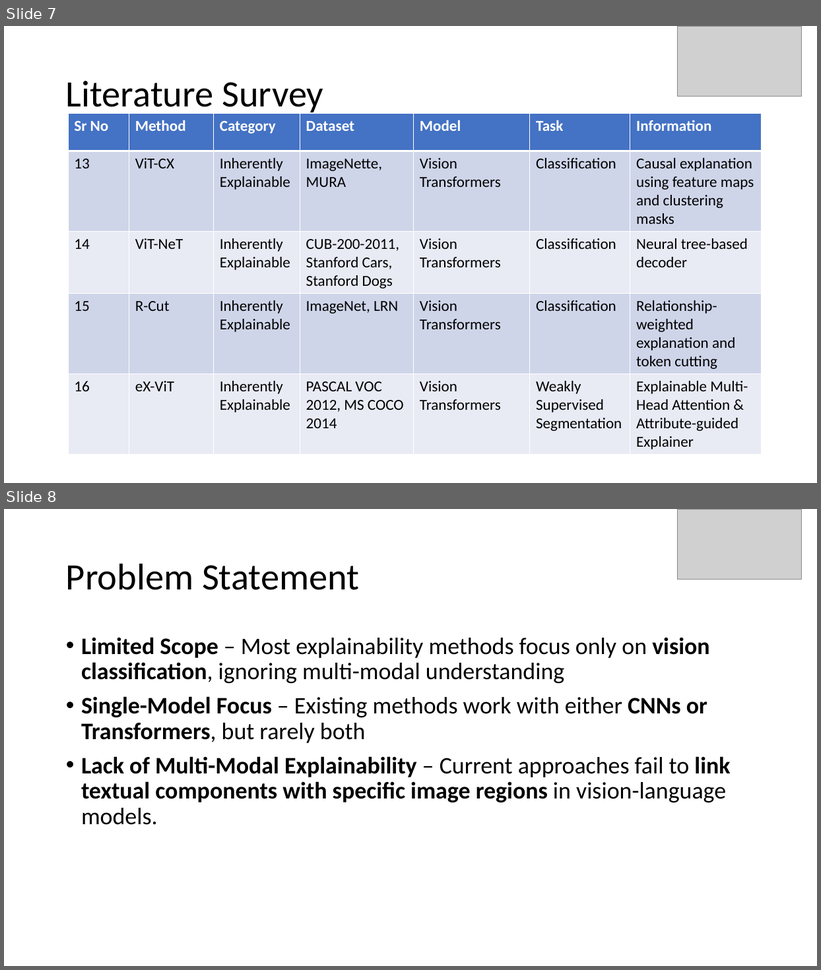
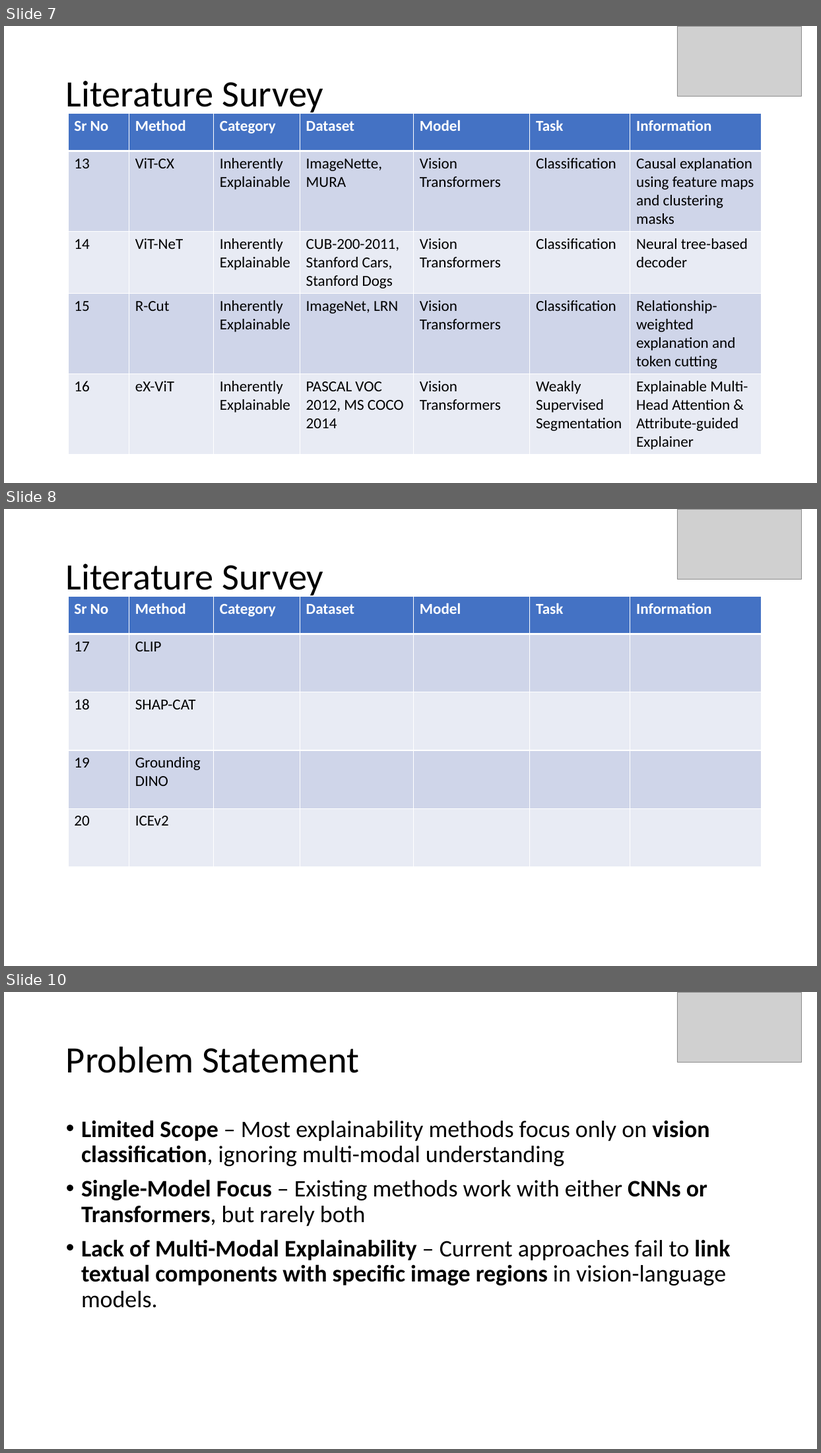
Before and after one commit to Harshtherocking/xai-honors, a slide deck: ref/review.pptx. Shown one above the other, each under a label of ours: slides 7 and 8 before the commit, slides 7, 8 and 10 after it; the slides between them are not shown. The pictures are 821x970 and 821x1453 pixels, drawn with LibreOffice and Linux fonts; fonts in the diff are those of the drawing; grey boxes stand for pictures. Boxes give left, top, right and bottom in pixels: in the first picture for what was removed or moved away, otherwise in the second. Text is boxed around its words. In the diff, an @@ line names an element or a change of style, - is before the commit and + after.

```diff
--- a/ref/review.pptx
+++ b/ref/review.pptx
@@ slide 8 added at (x1=4, y1=509, x2=817, y2=966), background #FFFFFF @@
@@ picture added at (x1=677, y1=509, x2=802, y2=579) @@
@@ title added at (x1=66, y1=564, x2=323, y2=598), 44 pt, text #000000 @@
+Literature Survey
@@ table added at (x1=68, y1=596, x2=762, y2=867), 5 rows, 7 columns @@
+Sr No | Method | Category | Dataset | Model | Task | Information
+17 | CLIP |  |  |  |  | 
+18 | SHAP-CAT |  |  |  |  | 
+19 | Grounding DINO |  |  |  |  | 
+20 | ICEv2 |  |  |  |  | 
@@ what was slide 8 is now slide 10 @@
```
Also in this commit, not shown: 1 other slide added, 4 other files.
